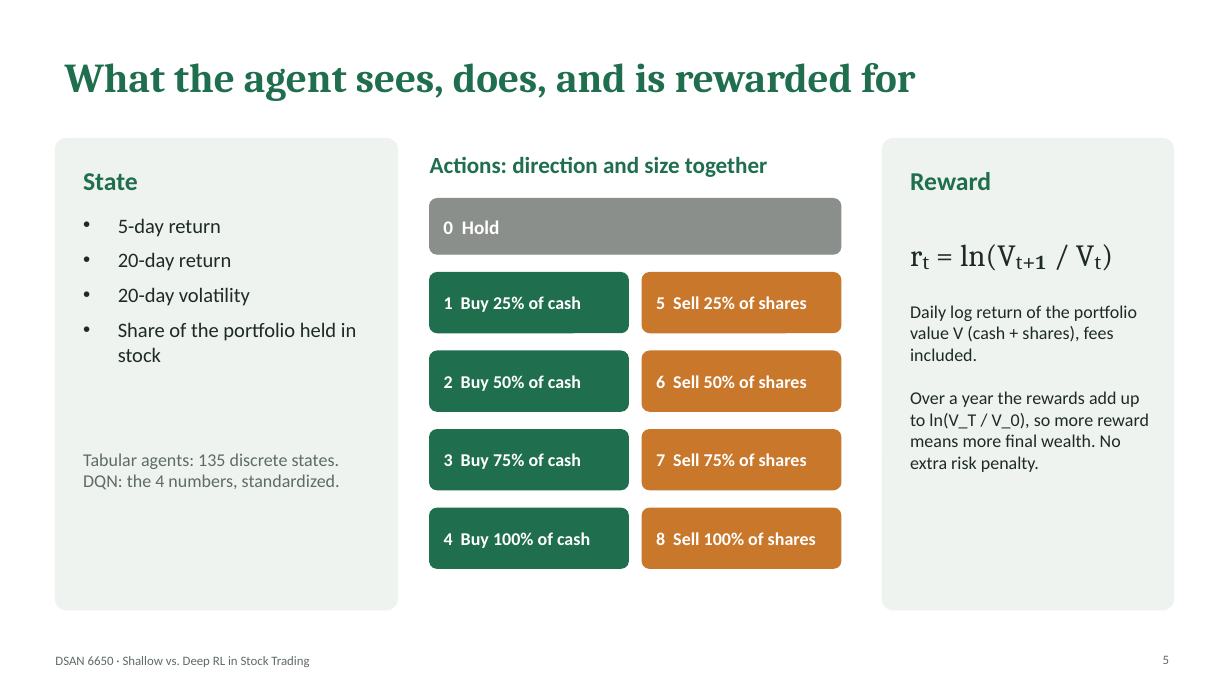
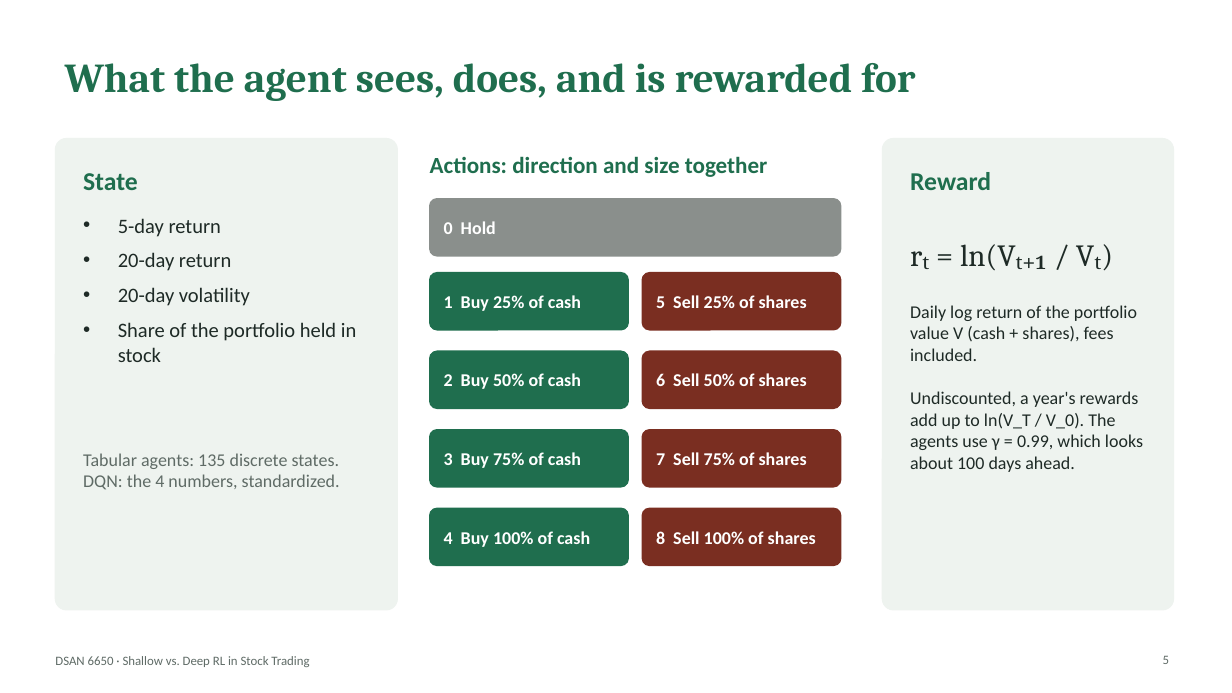
Before and after one commit to TarynDeng/6650-Final, a slide deck: slide 5 of slides/6650_final_presentation.pptx. Drawn at 1232x693 pixels with LibreOffice and Linux fonts; fonts in the diff are those of the drawing. Boxes give left, top, right and bottom in pixels: in the first picture for what was removed or moved away, otherwise in the second. Text is boxed around its words. In the diff, an @@ line names an element or a change of style, - is before the commit and + after.

```diff
--- a/slides/6650_final_presentation.pptx
+++ b/slides/6650_final_presentation.pptx
@@ text "0 Hold" at (444, 221, 496, 234): size 15 to 14 pt @@
@@ text at (910, 391, 1143, 472): text changed @@
-Over a year the rewards add up to ln(V_T / V_0), so more reward means more final wealth. No extra risk penalty.
+Undiscounted, a year's rewards add up to ln(V_T / V_0). The agents use γ = 0.99, which looks about 100 days ahead.
@@ proportions changed in 5 elements at (430, 199, 841, 256), (430, 273, 628, 330), (430, 351, 628, 409), (430, 430, 628, 487), (430, 508, 628, 566) @@
@@ fill #C9772B to #7A2E21; outline #C9772B 1 pt to #7A2E21 1 pt; proportions changed in 4 elements at (642, 273, 841, 330), (642, 351, 841, 409), (642, 430, 841, 487), (642, 508, 841, 566) @@
```
Also in this commit, not shown: 11 other slides changed, 1 slide added, 1 slide removed, 17 other files.
